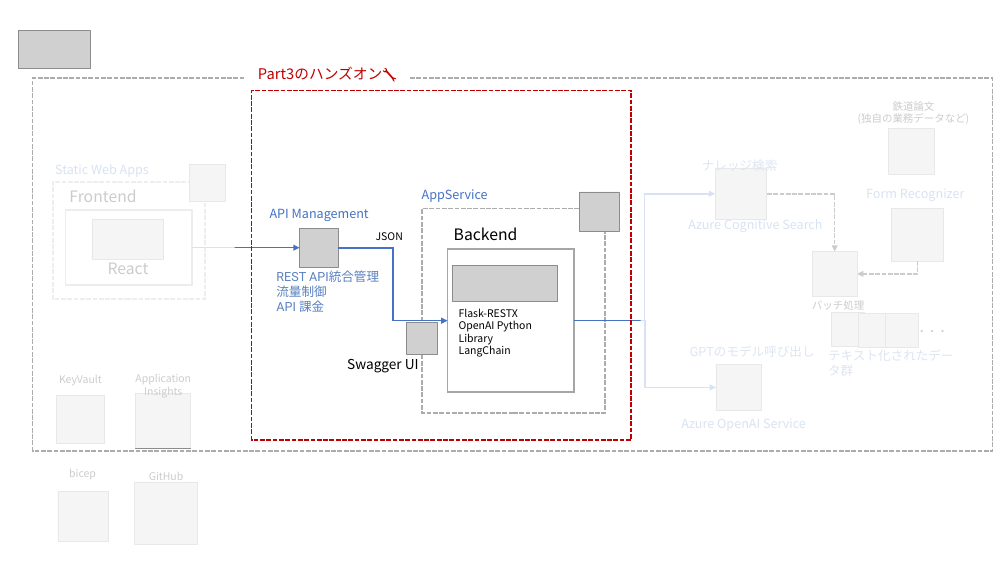
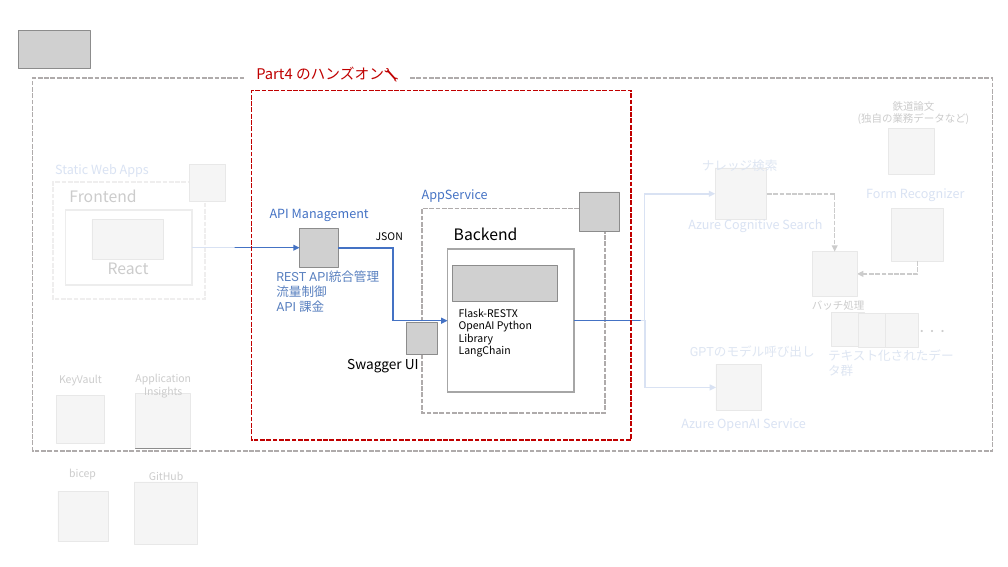
Before and after one commit to zhenqingHE/azure-search-openai-demo, a slide deck: slide 7 of docs/images/fig.pptx (slide 6 before the commit). Drawn at 1008x567 pixels with LibreOffice and Linux fonts; fonts in the diff are those of the drawing; grey boxes stand for pictures. Boxes give left, top, right and bottom in pixels: in the first picture for what was removed or moved away, otherwise in the second. Text is boxed around its words. In the diff, an @@ line names an element or a change of style, - is before the commit and + after.

```diff
--- a/docs/images/fig.pptx
+++ b/docs/images/fig.pptx
@@ text at (x1=256, y1=66, x2=399, y2=82): text changed @@
-Part3のハンズオン🔧
+Part4 のハンズオン🔧
```
Also in this commit, not shown: 1 other slide changed, 1 slide added, 6 other files.
